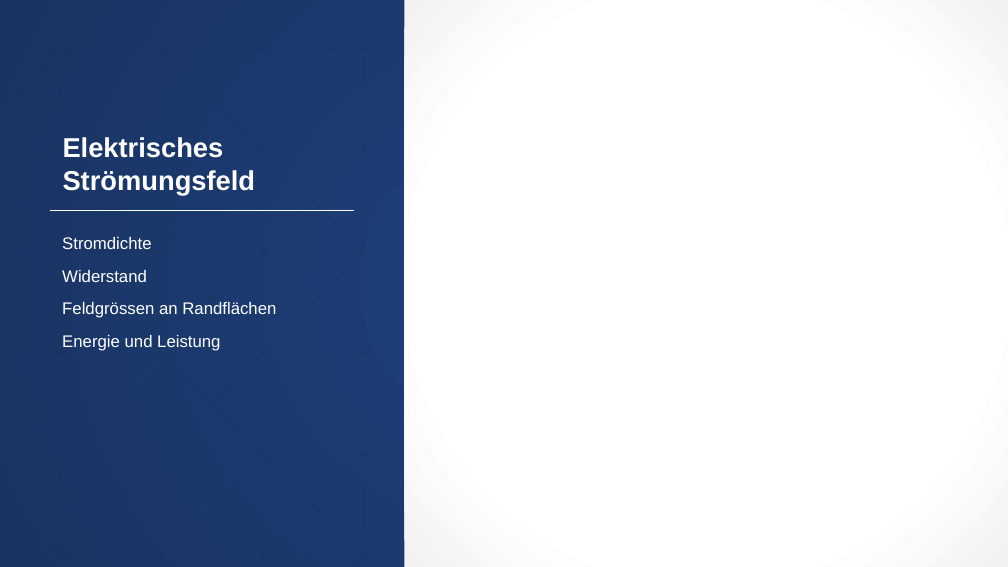
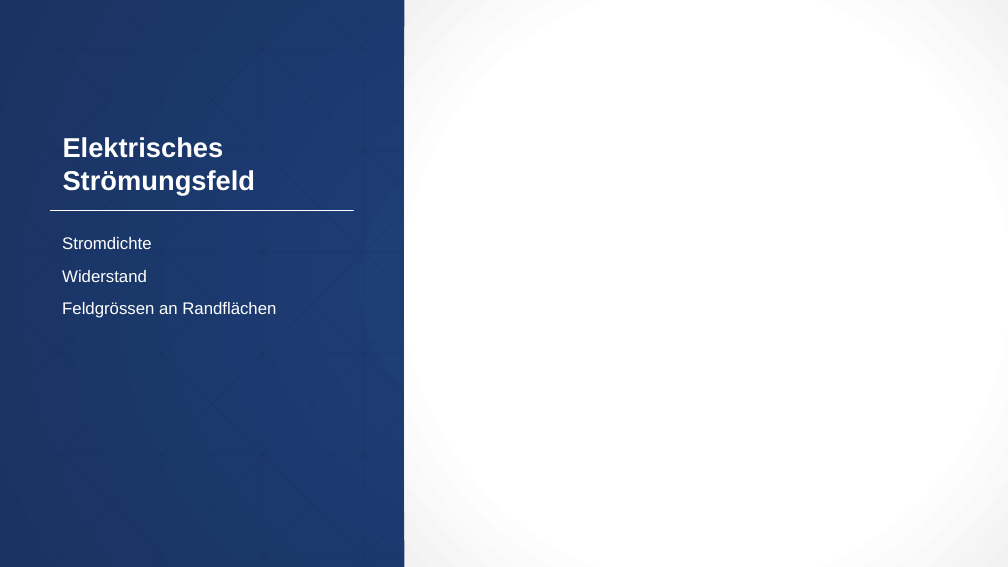
Before and after one commit to renezurbruegg/pvk_nus1, a slide deck: slide 23 of präsentation/pvk_slides_2.pptx (slide 22 before the commit). Drawn at 1008x567 pixels with LibreOffice and Linux fonts; fonts in the diff are those of the drawing. Boxes give left, top, right and bottom in pixels: in the first picture for what was removed or moved away, otherwise in the second. Text is boxed around its words. In the diff, an @@ line names an element or a change of style, - is before the commit and + after.

```diff
--- a/präsentation/pvk_slides_2.pptx
+++ b/präsentation/pvk_slides_2.pptx
@@ text at box(62, 335, 220, 351): paragraph removed @@
-Energie und Leistung
```
Also in this commit, not shown: 18 other slides changed, 33 slides added, 7 slides removed, 1 other file.
